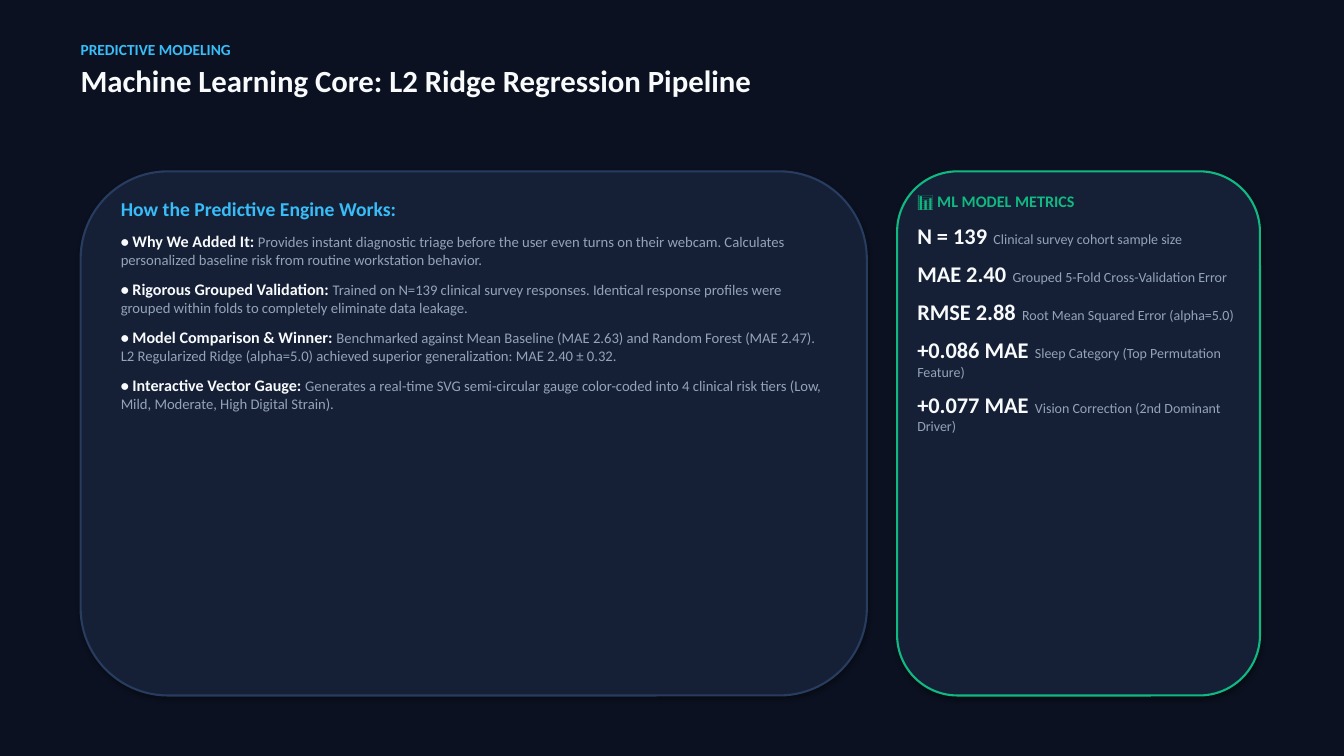
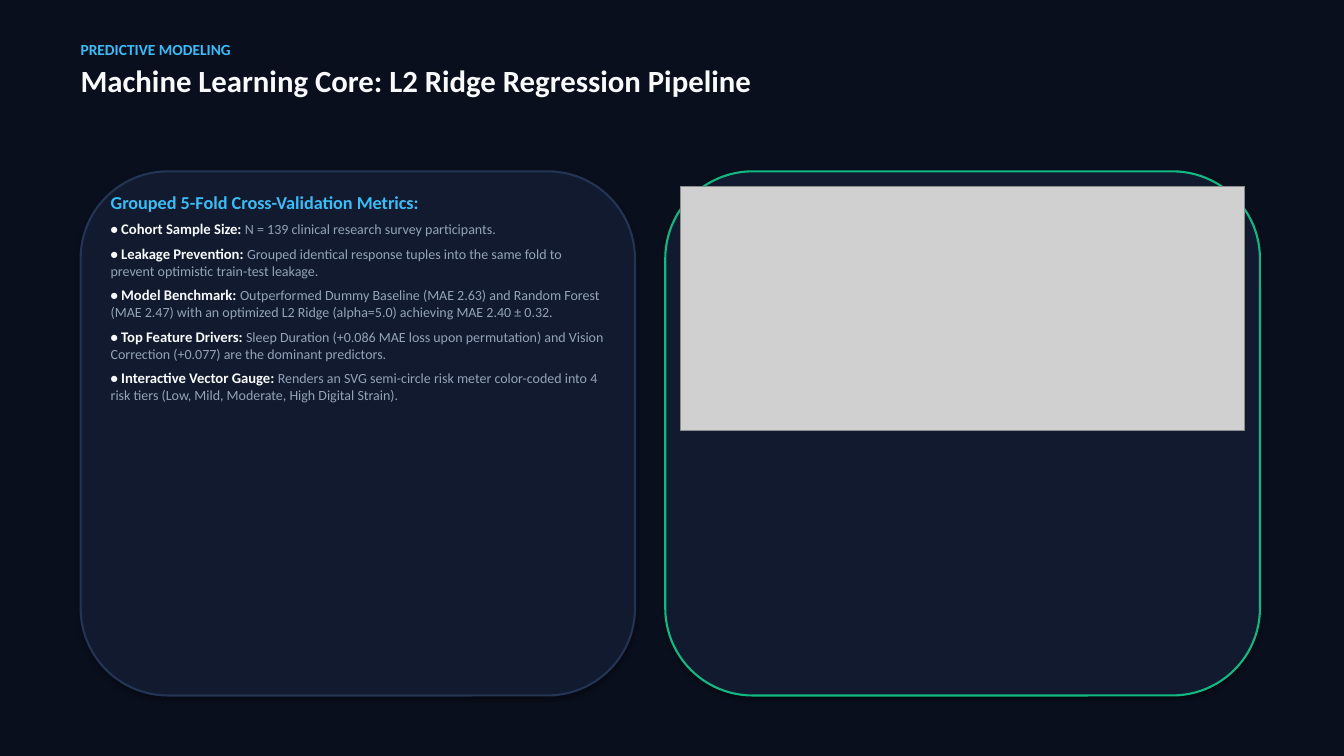
Before and after one commit to Akansha-695/AsthenoZero, a slide deck: slide 4 of output/presentation/AsthenoZero_Presentation.pptx. Drawn at 1344x756 pixels with LibreOffice and Linux fonts; fonts in the diff are those of the drawing; grey boxes stand for pictures. Boxes give left, top, right and bottom in pixels: in the first picture for what was removed or moved away, otherwise in the second. Text is boxed around its words. In the diff, an @@ line names an element or a change of style, - is before the commit and + after.

Commit message:
Redesign presentation with images, dark health-tech theme, and scientific charts

```diff
--- a/output/presentation/AsthenoZero_Presentation.pptx
+++ b/output/presentation/AsthenoZero_Presentation.pptx
@@ background #0B1120 to #0A0F1D @@
@@ rounded rectangle: place and size @@
-rounded rectangle at (81,171,867,696)
+rounded rectangle at (81,171,635,696)
@@ rounded rectangle at (81,171,635,696): fill #152036 to #111A2E; outline #283C5F 1.5 pt to #233454 1.5 pt @@
@@ rounded rectangle: place and size @@
-rounded rectangle at (897,171,1260,696)
+rounded rectangle at (665,171,1260,696)
@@ rounded rectangle at (665,171,1260,696): fill #152036 to #111A2E @@
@@ text at (111,196,604,403): text changed; size 10.5 to 10 pt @@
-How the Predictive Engine Works:
-• Why We Added It: Provides instant diagnostic triage before the user even turns on their webcam. Calculates personalized baseline risk from routine workstation behavior.
-• Rigorous Grouped Validation: Trained on N=139 clinical survey responses. Identical response profiles were grouped within folds to completely eliminate data leakage.
-• Model Comparison & Winner: Benchmarked against Mean Baseline (MAE 2.63) and Random Forest (MAE 2.47). L2 Regularized Ridge (alpha=5.0) achieved superior generalization: MAE 2.40 ± 0.32.
-• Interactive Vector Gauge: Generates a real-time SVG semi-circular gauge color-coded into 4 clinical risk tiers (Low, Mild, Moderate, High Digital Strain).
+Grouped 5-Fold Cross-Validation Metrics:
+• Cohort Sample Size: N = 139 clinical research survey participants.
+• Leakage Prevention: Grouped identical response tuples into the same fold to prevent optimistic train-test leakage.
+• Model Benchmark: Outperformed Dummy Baseline (MAE 2.63) and Random Forest (MAE 2.47) with an optimized L2 Ridge (alpha=5.0) achieving MAE 2.40 ± 0.32.
+• Top Feature Drivers: Sleep Duration (+0.086 MAE loss upon permutation) and Vision Correction (+0.077) are the dominant predictors.
+• Interactive Vector Gauge: Renders an SVG semi-circle risk meter color-coded into 4 risk tiers (Low, Mild, Moderate, High Digital Strain).
@@ picture added at (681,187,1245,431) @@
@@ text removed at (917,196,1233,433) @@
-📊 ML MODEL METRICS
-N = 139 Clinical survey cohort sample size
-MAE 2.40 Grouped 5-Fold Cross-Validation Error
-RMSE 2.88 Root Mean Squared Error (alpha=5.0)
-+0.086 MAE Sleep Category (Top Permutation Feature)
-+0.077 MAE Vision Correction (2nd Dominant Driver)
```
Also in this commit, not shown: 12 other slides changed, 2 slides added, 2 slides removed, 13 other files.
